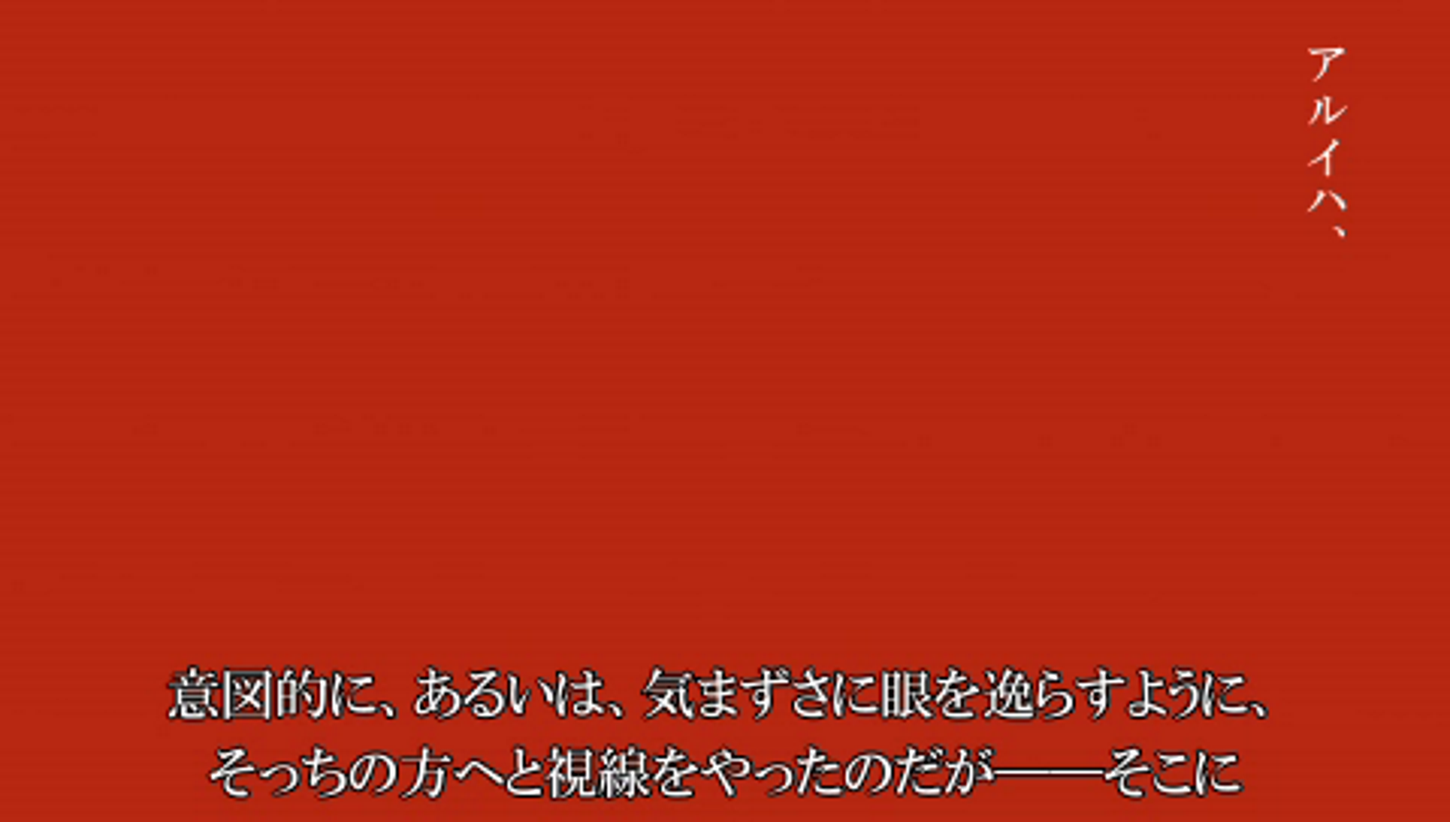
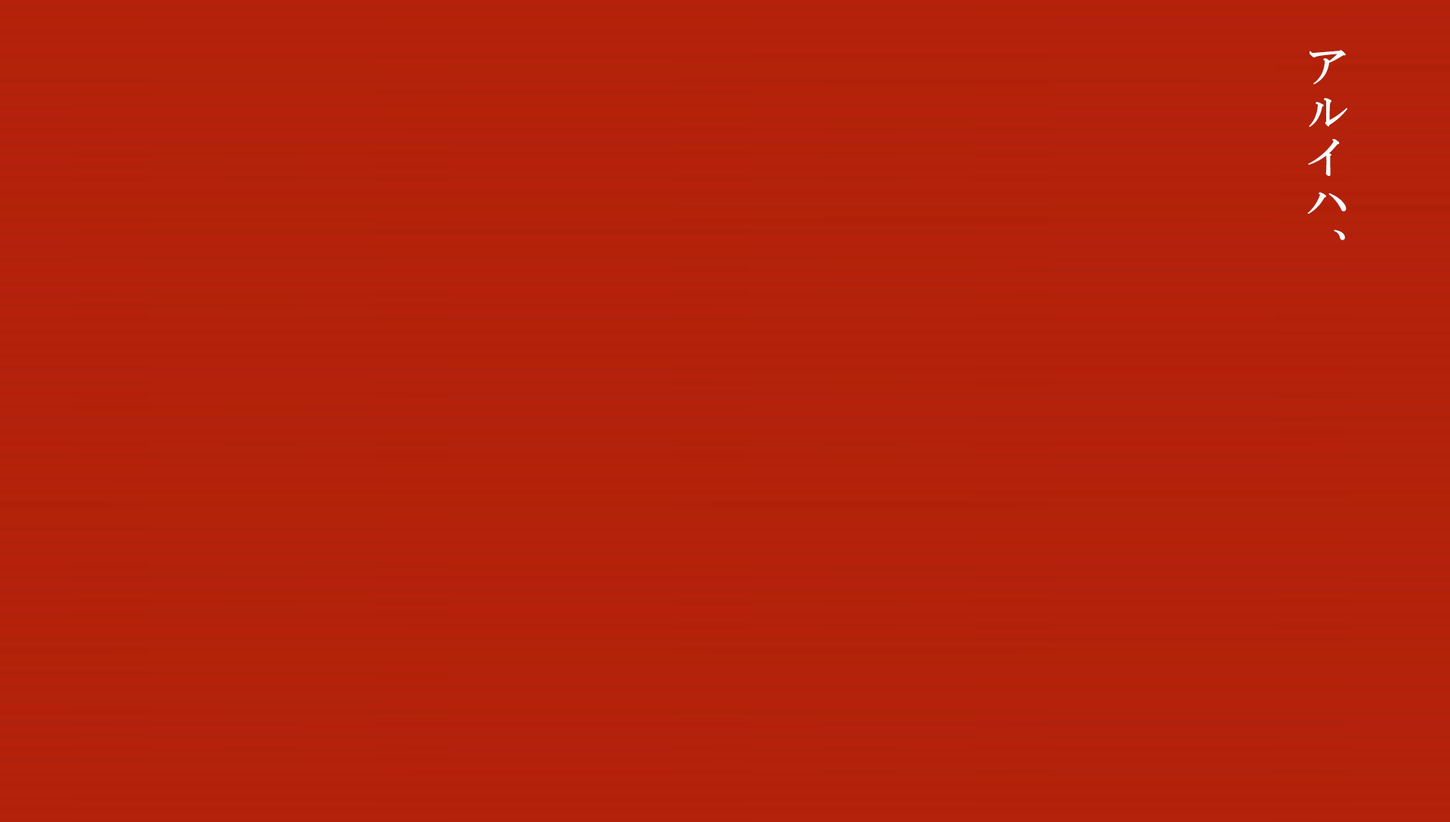
Revision of a layered 1450 x 822 image; what changed, layer by layer:
added layer "アルイハ、" above "Layer 2" over (x1=1307, y1=49, x2=1348, y2=241)
showed "Layer 2" over (x1=0, y1=0, x2=1450, y2=822)
